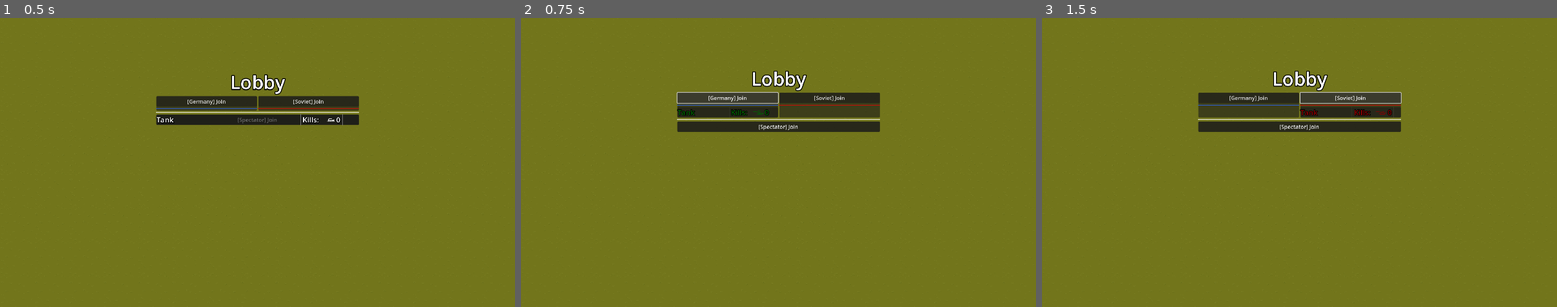
Above: before the commit, frames 1-3 (left to right).
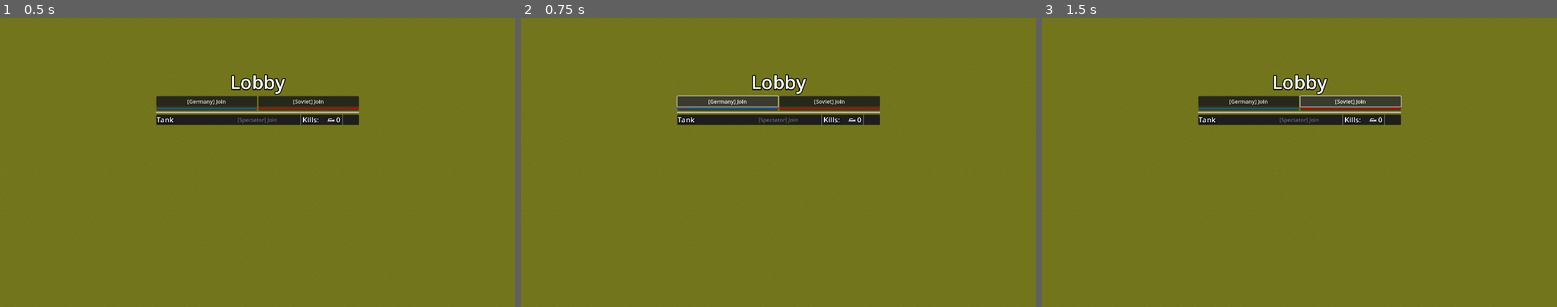
Above: after the commit, the same moments.

Repository: Noriclol/Tank_Action
Game: Godot game, scene res://scenes/Map/GameMap.tscn
The game is run twice, just before and just after one commit, with the same random seed, the same clock (stepped at 60 frames per second) and the same inputs. This scene is started directly instead of the project's main scene.
Inputs:
- Up to frame 1 (0.5 s): no input
- Up to frame 2 (0.75 s): click "[Germany] Join" at 0.5 s
- Up to frame 3 (1.5 s): click "[Soviet] Join" at 1.25 s

Frame 1 is identical in both runs. In frame 2, 3.9% of the frame differs, in the area x 30-70%, y 18-40%; in frame 3, 3.9%.

Commit message:
cool push

Diff:
--- a/project.godot
+++ b/project.godot
@@ -17,7 +17,7 @@
 
 [autoload]
 
-M_Sync="*res://scripts/SyncedFields.gd"
+M_Sync="*res://scenes/synced_fields.tscn"
 
 [display]
 
--- a/scenes/synced_fields.tscn
+++ b/scenes/synced_fields.tscn
@@ -1,16 +1,8 @@
-[gd_scene load_steps=3 format=3 uid="uid://df8v8scxodtn0"]
+[gd_scene load_steps=2 format=3 uid="uid://df8v8scxodtn0"]
 
 [ext_resource type="Script" path="res://scripts/SyncedFields.gd" id="1_c0ggp"]
 
-[sub_resource type="SceneReplicationConfig" id="SceneReplicationConfig_cvn28"]
-properties/0/path = NodePath(".:spawned_players")
-properties/0/spawn = true
-properties/0/replication_mode = 1
-properties/1/path = NodePath(".:player_entries")
-properties/1/spawn = true
-properties/1/replication_mode = 1
+[node name="SyncedFields" type="Node"]
+script = ExtResource("1_c0ggp")
 
-[node name="SyncedFields" type="MultiplayerSynchronizer"]
-root_path = NodePath(".")
-replication_config = SubResource("SceneReplicationConfig_cvn28")
-script = ExtResource("1_c0ggp")
+[node name="MultiplayerSynchronizer" type="MultiplayerSynchronizer" parent="."]
--- a/scripts/Game.gd
+++ b/scripts/Game.gd
@@ -17,11 +17,12 @@
 	multiplayer.peer_disconnected.connect(del_player)
 
 	if multiplayer.is_server():
-		add_player(1)
+		add_player(1)  # Add server's player
 
 	for id in multiplayer.get_peers():
-		await add_player(id)
+		add_player(id)
 
+	await get_tree().process_frame
 	select_team_menu._fetch_player_entries()
 
 
@@ -36,12 +37,14 @@
 		return
 
 	var new_player = preload("res://scenes/Player/player.tscn").instantiate()
-	player_spawn.call_deferred("add_child",new_player)
+	player_spawn.add_child(new_player)
 	new_player.init(id)
+	new_player.set_multiplayer_authority(id)
 	new_player.add_to_group("players")
+
 	if multiplayer.is_server():
-		M_Sync.set_multiplayer_authority(multiplayer.get_unique_id())
 		M_Sync.spawned_players.append(new_player)
+		M_Sync.synchronizer.add_to_group("players")
 
 	player_added.emit(new_player)
 
@@ -68,6 +71,8 @@
 
 func get_local_player() -> Player:
 	for player in M_Sync.spawned_players:
+		if player == M_Sync.synchronizer:
+			return null
 		if player.player_id == multiplayer.get_unique_id():
 			return player
 	return null
--- a/scripts/SyncedFields.gd
+++ b/scripts/SyncedFields.gd
@@ -1,6 +1,33 @@
-extends MultiplayerSynchronizer
+extends Node
 class_name SyncedFields
 
+var spawned_players : Array[Player] = []
+var player_entries : Array[PanelContainer] = []
 
-@export var spawned_players : Array[Player]
-@export var player_entries : Array[PanelContainer]
+@onready var synchronizer : MultiplayerSynchronizer = $MultiplayerSynchronizer
+
+func _ready():
+	# Ensure the MultiplayerSynchronizer node is added as a child
+	if !has_node("MultiplayerSynchronizer"):
+		var sync = MultiplayerSynchronizer.new()
+		add_child(sync)
+		synchronizer = sync
+
+	# Configure which properties to replicate
+	var config = SceneReplicationConfig.new()
+	config.add_property("spawned_players")
+	config.add_property("player_entries")
+	synchronizer.set_replication_config(config)
+
+	# Set the synchronizer to run on both server and clients
+	synchronizer.set_multiplayer_authority(1)  # Set server as authority
+
+	# Enable processing
+	set_process(true)
+
+func _process(_delta):
+	# Ensure synchronization happens every frame
+	if multiplayer.is_server():
+		synchronizer.replication_interval = 0.0  # Update every frame
+	else:
+		synchronizer.replication_interval = 0.1  # Update 10 times per second on clients
--- a/scripts/UI/Select_Team_Menu.gd
+++ b/scripts/UI/Select_Team_Menu.gd
@@ -25,6 +25,8 @@
 	var players = get_tree().get_nodes_in_group("players")
 	print("Number of existing players locally: ", players.size())
 	for player in players:
+		if player == M_Sync.synchronizer:
+			continue
 		print("Existing player: ", player.name, " (ID: ", player.player_id, ")")
 		add_player_entry(player)
 
@@ -34,28 +36,18 @@
 	print("Adding player entry for player: ", player.player_id)
 
 	for entry in M_Sync.player_entries:
-		if entry.player_ref and entry.player_ref.player_id == player.player_id:
+		if entry is Player_Entry and entry.player_ref and entry.player_ref.player_id == player.player_id:
 			print("Player entry already exists for player: ", player.player_id)
 			return
 
-	if not player_entry_scene:
-		push_error("player_entry_scene is null")
-		return
-
 	var entry = player_entry_scene.instantiate()
-	if not entry:
-		push_error("Failed to instantiate player_entry_scene")
-		return
-
-	if not entry is Player_Entry:
+	if entry is Player_Entry:
+		entry.init(player)
+		M_Sync.player_entries.append(entry)
+		spectator_container.add_child(entry)
+		print("Player entry added to spectator container for player: ", player.player_id)
+	else:
 		push_error("Instantiated scene is not a Player_Entry")
-		return
-
-	entry.init(player)
-
-	M_Sync.player_entries.append(entry)
-	spectator_container.add_child(entry)
-	print("Player entry added to spectator container for player: ", player.player_id)
 
 func remove_player_entry(player_id: int):
 	for i in range(M_Sync.player_entries.size()):
@@ -66,14 +58,32 @@
 			break
 
 func move_player_to_team(player: Player, team: String):
+	if not multiplayer.is_server():
+		# If not server, send RPC to server
+		rpc_id(1, "server_move_player_to_team", player.player_id, team)
+	else:
+		# If server, process the team change
+		server_move_player_to_team(player.player_id, team)
+
+
+@rpc("any_peer", "call_local")
+func server_move_player_to_team(player_id: int, team: String):
+	if not multiplayer.is_server():
+		return
+
+	var player = get_node("/root/Game/Players/Player:" + str(player_id))
+	if not player:
+		print("Player not found: ", player_id)
+		return
+
 	var entry = null
 	for e in M_Sync.player_entries:
-		if e.player_ref and e.player_ref.player_id == player.player_id:
+		if e is Player_Entry and e.player_ref and e.player_ref.player_id == player_id:
 			entry = e
 			break
 
 	if not entry:
-		print("Player entry not found for player: ", player.player_id)
+		print("Player entry not found for player: ", player_id)
 		return
 
 	var target_container: VBoxContainer
@@ -100,13 +110,15 @@
 		entry.reparent(target_container)
 		entry.set_color(team_color)
 
-		# Update the entry in M_Sync.player_entries
-		var index = M_Sync.player_entries.find(entry)
-		if index != -1:
-			M_Sync.player_entries[index] = entry
+	# Update all clients
+	rpc("update_player_team", player_id, team)
 
-	# Call an RPC to sync the team change across the network
-	player.rpc("set_team", team)
+@rpc("authority", "call_local")
+func update_player_team(player_id: int, team: String):
+	var player = get_node("/root/Game/Players/Player:" + str(player_id))
+	if player:
+		player.set_team(team)
+
 
 func _on_german_button_pressed():
 	var local_player = get_parent().get_parent().get_local_player()
